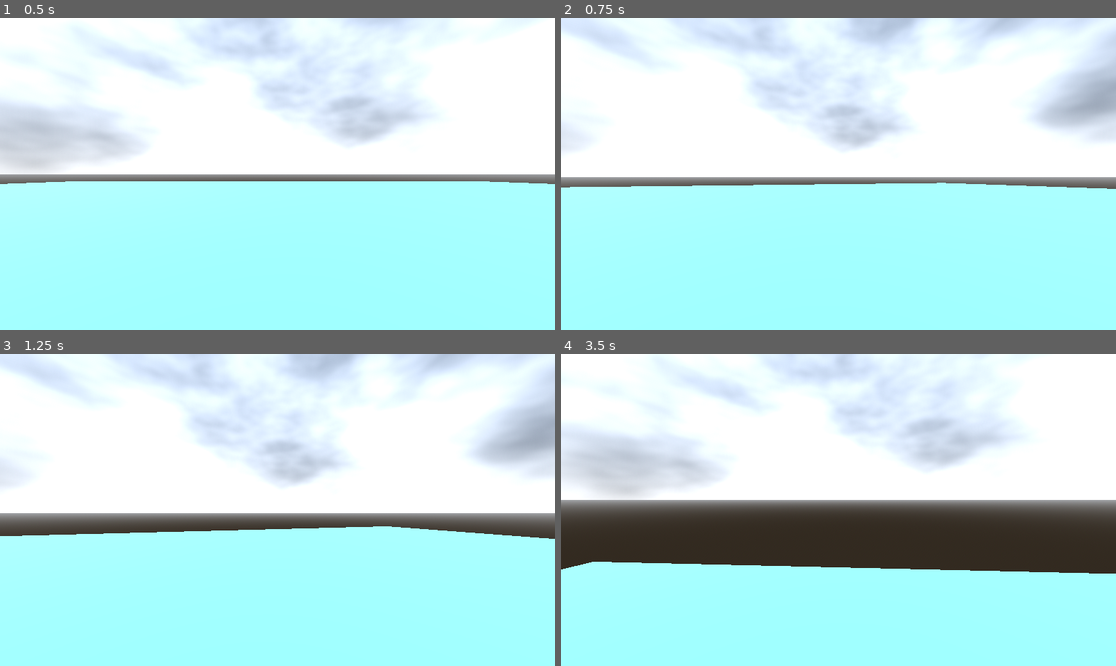
Above: before the commit, frames 1-4 (two rows, left to right).
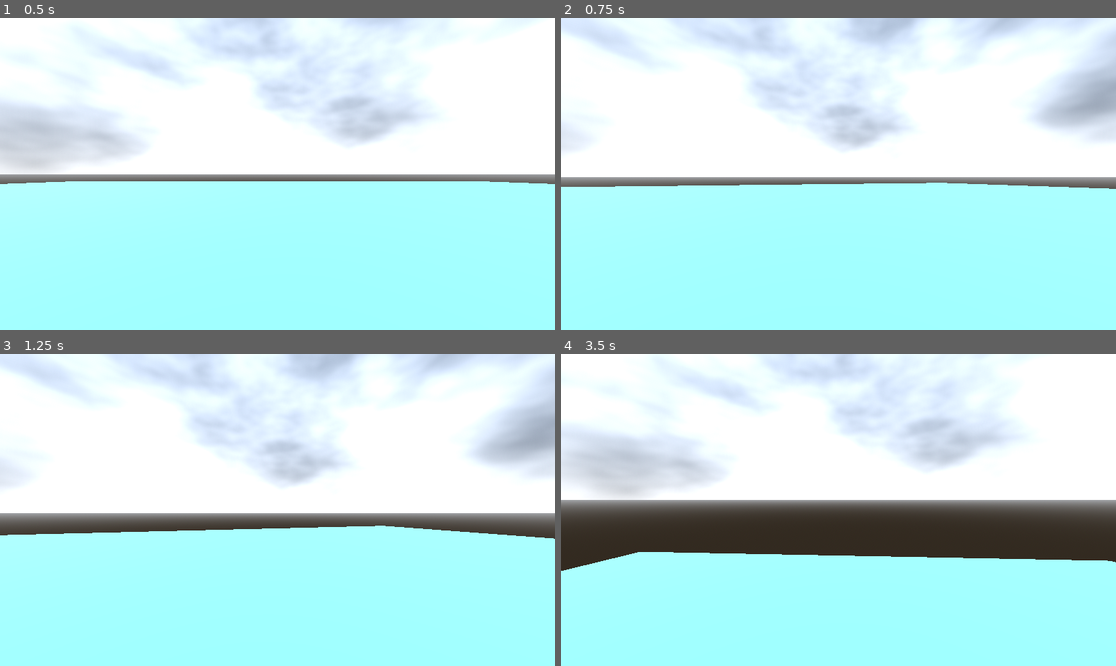
Above: after the commit, the same moments.

Repository: 1Magz1/FPS-Starter-Kit
Game: Godot game, scene res://Levels/General/general.tscn
The game is run twice, just before and just after one commit, with the same random seed, the same clock (stepped at 60 frames per second) and the same inputs.
Inputs (mouse positions are in pixels of both pictures, inside the frame that each line leads up to):
- Up to frame 1 (0.5 s): no input
- Up to frame 2 (0.75 s): tap Enter at 0.5 s; move the mouse to (866, 174) at 0.52 s; hold W (move_forward) from 0.53 s (still down); hold C (action_crouch, bound only after the commit) from 0.53 s (still down)
- Up to frame 3 (1.25 s): keep holding W (move_forward); keep holding C (action_crouch, bound only after the commit); tap Space (jump, bound only before the commit) at 0.77, 1.07 s; tap Shift (action_walk, bound only after the commit) at 0.8 s
- Up to frame 4 (3.5 s): keep holding W (move_forward); move the mouse to (810, 510) at 1.27 s; release C (action_crouch, bound only after the commit) at 1.28 s; tap Shift (action_walk, bound only after the commit) at 1.35, 3.05 s; tap Space (jump, bound only before the commit) at 1.52, 1.55, 1.82, 2.1, 3.02, 3.32 s; move the mouse to (849, 503) at 2.02 s; hold C (action_crouch, bound only after the commit) 2.03-2.78 s; move the mouse to (832, 516) at 2.77 s; tap C (action_crouch, bound only after the commit) at 2.85 s

Frame 1 is identical in both runs. In frame 2, less than 0.1% of the frame differs, in the area x 0-99%, y 52-55%; in frame 3, 0.2%; in frame 4, 3.5%, in the area x 0-100%, y 63-71%.

Commit message:
main
add movement state

Diff:
--- a/Objects/Player/player.gd
+++ b/Objects/Player/player.gd
@@ -1,20 +1,37 @@
 extends CharacterBody3D
 
-@export var SPEED = 5
+@export var RUN_SPEED = 5
+@export var WOLK_SPEED = 2.5
 @export var SENSITIVITY = 0.005
 @export var JUMP_VELOCITY = 4.5
 @export var DOUBLE_JUMP_TRESHOLD = 0.65
 @export var DOUBLE_JUMP_ACC = 1.3
 
-@onready var head = $Head
-@onready var camera = $Head/Camera
+@onready var head: Node3D = $Head
+@onready var camera: Camera3D = $Head/Camera
+
+enum MovementState {
+	Idle,
+	Walk,
+	Run,
+	Crouch
+}
+const action_list = {
+	'WALK': 'action_walk'
+}
+var current_movement_state = MovementState.Idle
+var is_walk_btn_pressed = false
+
 
 var gravity = ProjectSettings.get_setting("physics/3d/default_gravity")
+var input_movement = Vector2.ZERO
 
 func _ready():
 	Input.mouse_mode = Input.MOUSE_MODE_CAPTURED
 
 func _physics_process(delta):
+	toogle_switch("action_walk")
+	set_movement_state()
 	handle_jump(delta)
 	handle_movement()
 	move_and_slide()
@@ -28,16 +45,41 @@
 
 func handle_movement():
 	var input := Input.get_vector("move_left", "move_right", "move_forward", "move_back")
+	var direction = (head.transform.basis * Vector3(input.x, 0 , input.y)).normalized()
+	var current_speed = 0
 
-	var direction = (head.transform.basis * Vector3(input.x, 0 , input.y)).normalized()
+	match current_movement_state:
+		MovementState.Idle:
+			current_speed = 0
+		MovementState.Walk:
+			current_speed = WOLK_SPEED
+		MovementState.Run:
+			current_speed = RUN_SPEED
 
-	velocity.x = direction.x * SPEED
-	velocity.z = direction.z * SPEED
+	velocity.x = direction.x * current_speed
+	velocity.z = direction.z * current_speed
 
 func handle_jump(delta):
-	if Input.is_action_just_pressed("jump") and is_on_floor():
+	if Input.is_action_just_pressed("action_jump") and is_on_floor():
 		velocity.y = JUMP_VELOCITY
-	elif Input.is_action_just_pressed("jump") and velocity.y >= JUMP_VELOCITY * DOUBLE_JUMP_TRESHOLD:
+	elif Input.is_action_just_pressed("action_jump") and velocity.y >= JUMP_VELOCITY * DOUBLE_JUMP_TRESHOLD:
 		velocity.y = JUMP_VELOCITY * DOUBLE_JUMP_ACC
 	elif not is_on_floor():
 		velocity.y -= JUMP_VELOCITY * delta
+
+func set_movement_state():
+	input_movement = Input.get_vector("move_left", "move_right", "move_forward", "move_back")
+	var is_idle = input_movement == Vector2.ZERO
+
+	if is_idle:
+		current_movement_state = MovementState.Idle
+	elif is_walk_btn_pressed and !is_idle:
+		current_movement_state = MovementState.Walk
+	elif Input.is_action_pressed("action_crouch") and !is_idle:
+		current_movement_state = MovementState.Crouch
+	elif !is_walk_btn_pressed and !is_idle:
+		current_movement_state = MovementState.Run
+
+func toogle_switch(action_name: StringName):
+	if Input.is_action_just_pressed(action_name) and action_name == action_list['WALK']:
+		is_walk_btn_pressed = !is_walk_btn_pressed
--- a/project.godot
+++ b/project.godot
@@ -14,10 +14,6 @@
 run/main_scene="res://Levels/General/general.tscn"
 config/features=PackedStringArray("4.1", "Forward Plus")
 config/icon="res://icon.svg"
-
-[display]
-
-window/size/mode=2
 
 [input]
 
@@ -45,8 +41,18 @@
 , Object(InputEventJoypadMotion,"resource_local_to_scene":false,"resource_name":"","device":-1,"axis":0,"axis_value":1.0,"script":null)
 ]
 }
-jump={
+action_jump={
 "deadzone": 0.5,
 "events": [Object(InputEventKey,"resource_local_to_scene":false,"resource_name":"","device":-1,"window_id":0,"alt_pressed":false,"shift_pressed":false,"ctrl_pressed":false,"meta_pressed":false,"pressed":false,"keycode":0,"physical_keycode":32,"key_label":0,"unicode":32,"echo":false,"script":null)
 ]
 }
+action_walk={
+"deadzone": 0.5,
+"events": [Object(InputEventKey,"resource_local_to_scene":false,"resource_name":"","device":-1,"window_id":0,"alt_pressed":false,"shift_pressed":false,"ctrl_pressed":false,"meta_pressed":false,"pressed":false,"keycode":0,"physical_keycode":4194325,"key_label":0,"unicode":0,"echo":false,"script":null)
+]
+}
+action_crouch={
+"deadzone": 0.5,
+"events": [Object(InputEventKey,"resource_local_to_scene":false,"resource_name":"","device":-1,"window_id":0,"alt_pressed":false,"shift_pressed":false,"ctrl_pressed":false,"meta_pressed":false,"pressed":false,"keycode":0,"physical_keycode":67,"key_label":0,"unicode":99,"echo":false,"script":null)
+]
+}
